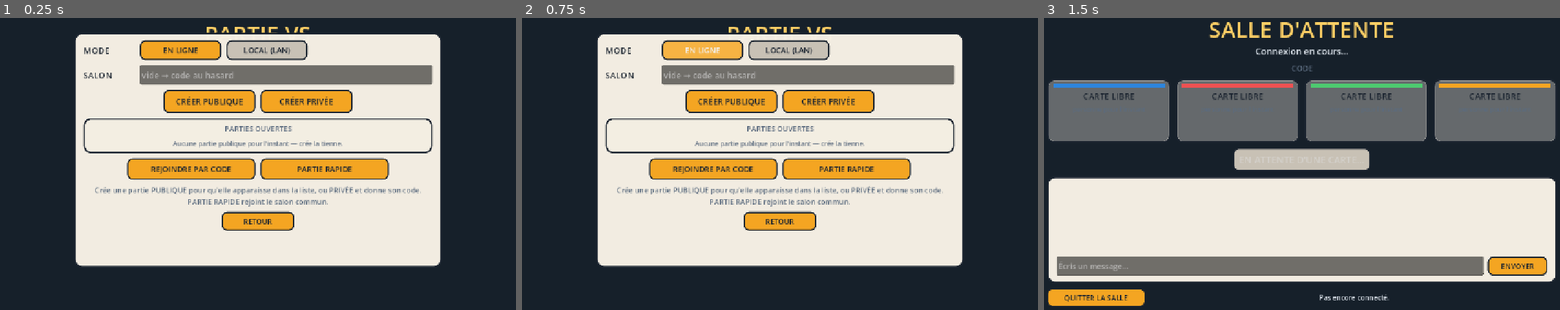
Above: before the commit, frames 1-3 (left to right).
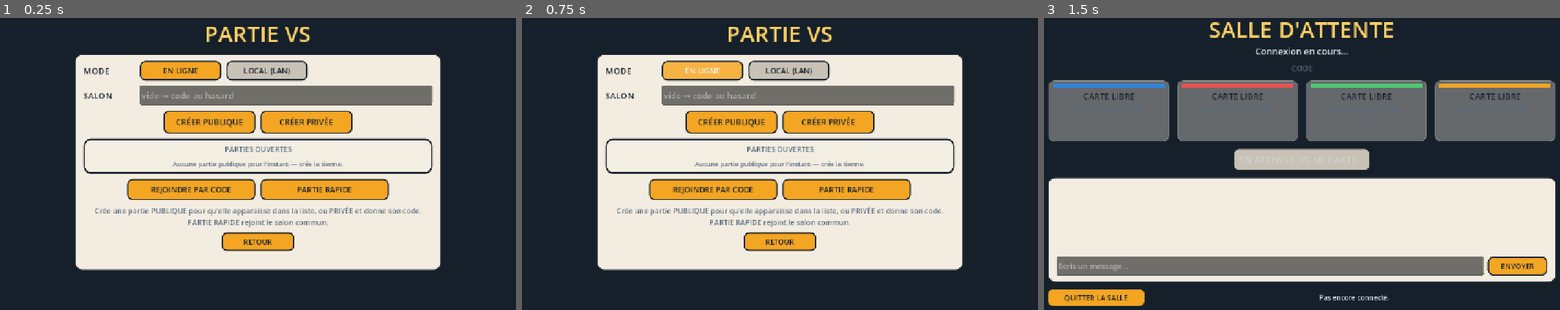
Above: after the commit, the same moments.

Repository: imaginbox/hexa-battle
Game: Godot game, scene res://scenes/ui/vs_menu.tscn
The game is run twice, just before and just after one commit, with the same random seed, the same clock (stepped at 60 frames per second) and the same inputs. This scene is started directly instead of the project's main scene.
Inputs:
- Up to frame 1 (0.25 s): no input
- Up to frame 2 (0.75 s): click "EN LIGNE" at 0.5 s
- Up to frame 3 (1.5 s): click "CRÉER PUBLIQUE" at 1.25 s

The runs differ from the first frame. In frame 1, 31% of the frame differs, in the area x 14-86%, y 4-87%; in frame 2, 31%; in frame 3, nothing differs.

Commit message:
VS : degager le titre de la carte (il passait derriere le panneau)

Diff:
--- a/scripts/ui/vs_menu.gd
+++ b/scripts/ui/vs_menu.gd
@@ -51,9 +51,10 @@
 	var card := PanelContainer.new()
 	card.set_anchors_preset(Control.PRESET_CENTER)
 	card.offset_left = -430.0
-	card.offset_top = -300.0
+	# Clears the title band (it runs to y≈92), so the card never sits under it.
+	card.offset_top = -252.0
 	card.offset_right = 430.0
-	card.offset_bottom = 250.0
+	card.offset_bottom = 258.0
 	card.add_theme_stylebox_override("panel", UiStyle.card_style())
 	add_child(card)
 
